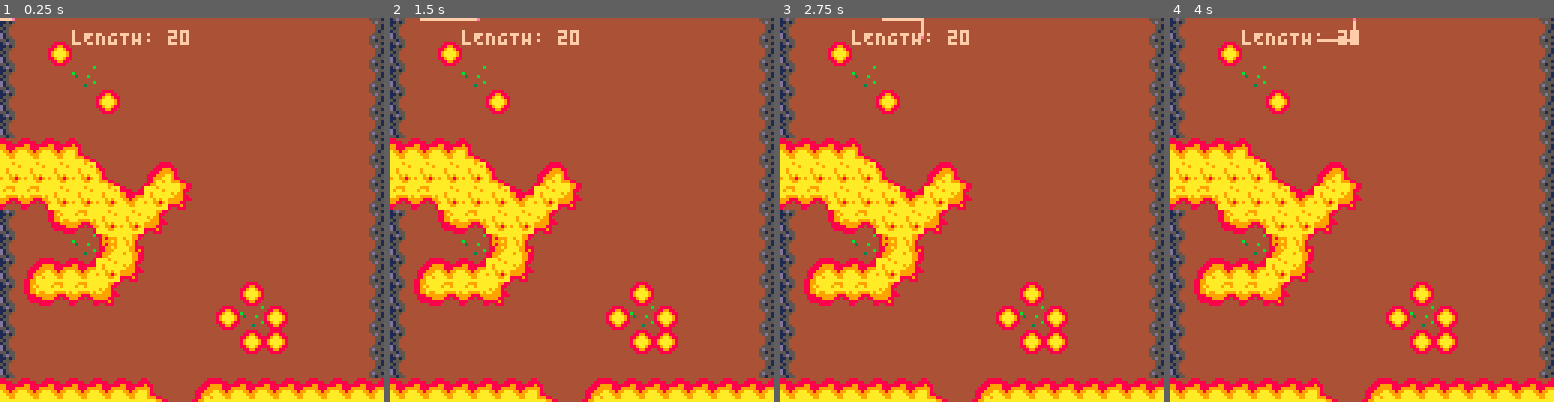
Above: before the commit, frames 1-4 (left to right).
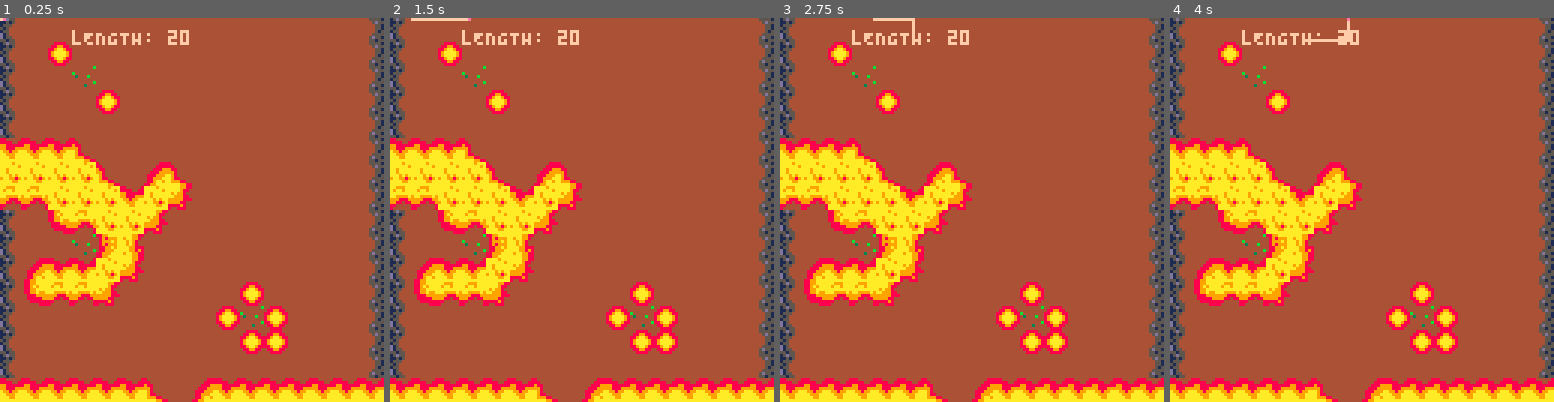
Above: after the commit, the same moments.

Repository: PavelCz/pico-8-carts
Game: PICO-8 cartridge src/ld48/worm.p8
Two runs of this game, one before a commit and one after it. Both use one fixed random seed, a clock stepped at 60 frames per second and the inputs below.
Inputs:
- Up to frame 1 (0.25 s): no input
- Up to frame 2 (1.5 s): tap O (Z key) at 0.33, 0.7, 1.43 s; tap X (X key) at 1.07 s
- Up to frame 3 (2.75 s): hold Left 1.97-2.37 s; tap X (X key) at 2.07, 2.4, 2.73 s; tap O (Z key) at 2.22 s; hold Down from 2.42 s (still down)
- Up to frame 4 (4 s): release Down at 2.82 s; hold Right 2.87-3.53 s; tap X (X key) at 3.07, 3.4, 3.73 s; tap O (Z key) at 3.1, 3.98 s; hold Up from 3.58 s (still down)

The runs differ from the first frame. In frame 1, less than 0.1% of the frame differs, in the area x 0-4%, y 0-1%; in frame 2, less than 0.1%; in frame 3, 0.1%, in the area x 24-38%, y 0-6%; in frame 4, 0.1%.

Commit message:
Determine level features based on map
Play sound and increase length when going over food

Diff:
--- a/src/ld48/worm.p8
+++ b/src/ld48/worm.p8
@@ -19,7 +19,8 @@
 
 SFX = {
   hit = 0,
-  collide = 1
+  collide = 1,
+  eat = 2
 }
 
 -- SPECIAL GAME CALLBACKS --
@@ -38,6 +39,13 @@
   fx = {
     flash_red = 0
   }
+
+  level = {
+    food = {},
+    fire = {}
+  }
+
+  init_level()
 end
 
 function _update()
@@ -55,6 +63,8 @@
   move_worm()
 
   handle_self_collision()
+
+  handle_level_collision()
 
 end
 
@@ -94,6 +104,35 @@
 
 end
 -----
+
+function init_level()
+  for x=1,128 do
+    level.food[x] = {}
+    level.fire[x] = {}
+    for y=1,128 do
+      -- First set boolean vals
+      level.food[x][y] = false
+      level.fire[x][y] = false
+      -- Get pixel coordinates
+      local pix_x = x-1
+      local pix_y = y-1
+      local sprite_num = mget(flr(pix_x / 8), flr(pix_y / 8))
+      -- Determine cell location on the sprite sheet
+      local ss_cell_x = sprite_num % 16
+      local ss_cell_y = flr(sprite_num / 16)
+      -- Determine sprite sheet location
+      local ss_x = ss_cell_x * 8 + pix_x % 8
+      local ss_y = ss_cell_y * 8 + pix_y % 8
+      local color = sget(ss_x, ss_y)
+      -- Determine type of pixel based on color
+      if color == 3 or color == 11 then -- Greens
+        level.food[x][y] = true
+      elseif color == 8 or color == 9 or color == 10 then -- red, orange yellow
+        level.fire[x][y] = true
+      end
+    end
+  end
+end
 
 function move_worm()
   local dx = 0
@@ -216,6 +255,18 @@
     end
   end
 end
+
+function handle_level_collision()
+  -- Convert integer worm position into indices
+  local x = worm.prev_x[1] + 1
+  local y = worm.prev_y[1] + 1
+
+  if level.food[x] != nil and level.food[x][y] then
+    sfx(SFX.eat)
+    worm.length += 1
+  end
+end
+
 __gfx__
 000000000000000b15d5500000000000000555510000000000000000000000000000000000000000000000000000000000000000000000000000000000000000
 0000000000000000115150000000000000005d550000000000000000000000000000000000000000000000000000000000000000000000000000000000000000
Not shown, changed: the sound effects (__sfx__) section of src/ld48/worm.p8
